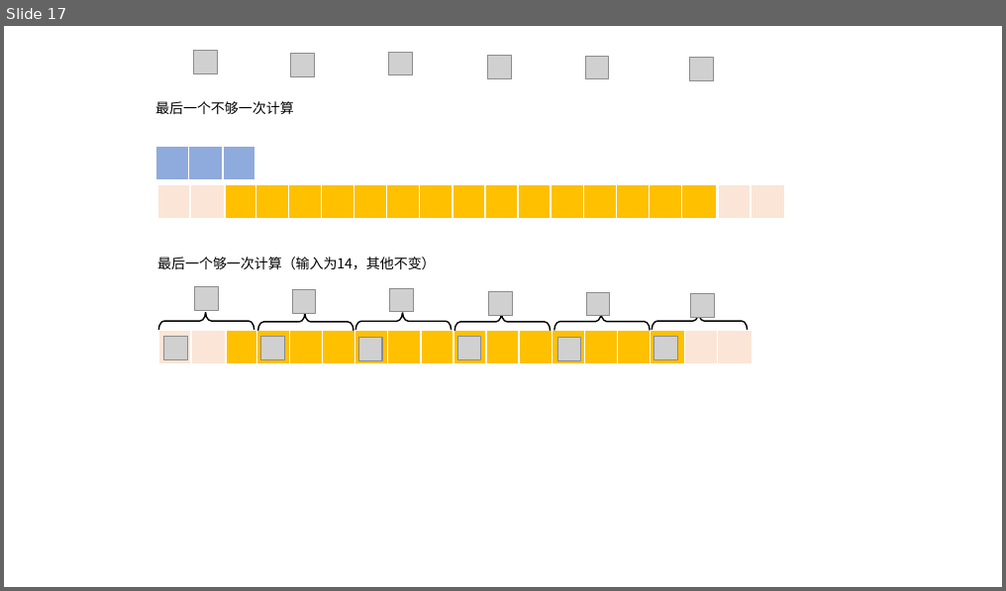
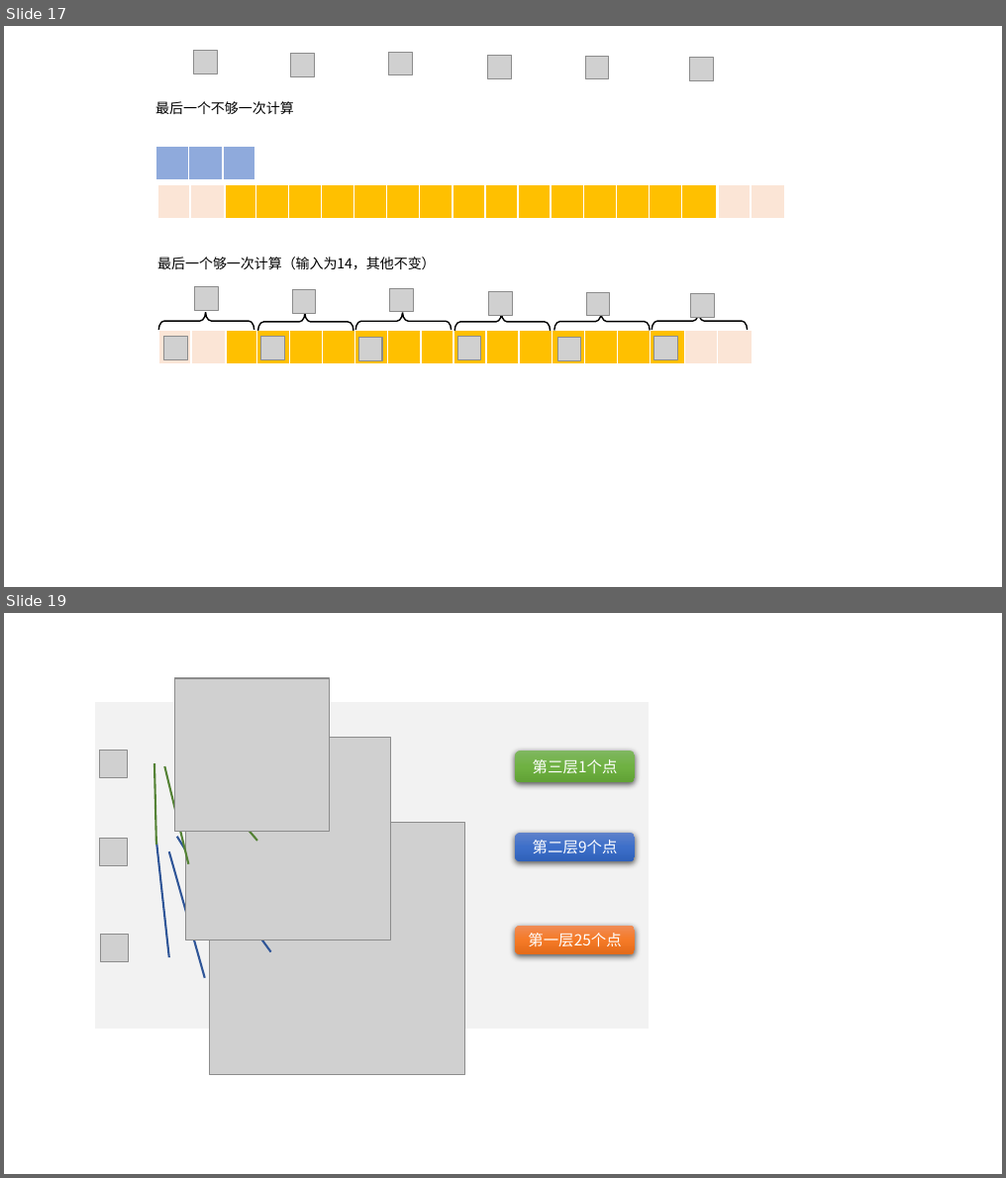
Before and after one commit to CastleDream/d2l_learning, a slide deck: 绘图.pptx. Shown one above the other, each under a label of ours: slide 17 before the commit, slides 17 and 19 after it; the slides between them are not shown. The pictures are 1006x591 and 1006x1178 pixels, drawn with LibreOffice and Linux fonts; fonts in the diff are those of the drawing; grey boxes stand for pictures. Boxes give left, top, right and bottom in pixels: in the first picture for what was removed or moved away, otherwise in the second. Text is boxed around its words. In the diff, an @@ line names an element or a change of style, - is before the commit and + after.

```diff
--- a/绘图.pptx
+++ b/绘图.pptx
@@ slide 19 added at bbox=[4, 613, 1002, 1174], background #FFFFFF @@
@@ rectangle added at bbox=[95, 701, 648, 1029], fill #F2F2F2, outline #FFFFFF 1 pt @@
@@ picture added at bbox=[175, 678, 331, 831] @@
@@ picture added at bbox=[100, 750, 128, 777] @@
@@ line added from (175, 751) to (222, 822), #548235 1.5 pt @@
@@ picture added at bbox=[185, 737, 391, 940] @@
@@ line added from (187, 759) to (257, 841), #548235 1.5 pt @@
@@ rounded rectangle added at bbox=[515, 751, 635, 782], fill gradient #81B861 to #6FB242 to #62A336, 11 pt, text #FFFFFF @@
+第三层1个点
@@ line added from (154, 763) to (156, 845), #548235 1.5 pt @@
@@ line added from (164, 766) to (188, 864), #548235 1.5 pt @@
@@ picture added at bbox=[100, 839, 128, 866] @@
@@ line added from (156, 841) to (169, 958), #2F5597 1.5 pt @@
@@ line added from (176, 837) to (239, 936), #2F5597 1.5 pt @@
@@ line added from (192, 844) to (270, 953), #2F5597 1.5 pt @@
@@ picture added at bbox=[209, 822, 464, 1074] @@
@@ rounded rectangle added at bbox=[515, 833, 635, 861], fill gradient #6183CB to #3E70CA to #3062BB, 11 pt, text #FFFFFF @@
+第二层9个点
@@ line added from (169, 852) to (205, 978), #2F5597 1.5 pt @@
@@ picture added at bbox=[101, 935, 129, 962] @@
@@ rounded rectangle added at bbox=[515, 926, 635, 955], fill gradient #F18C57 to #F67B28 to #E56C19, 11 pt, text #FFFFFF @@
+第一层25个点
```
Also in this commit, not shown: 1 other slide added, 1 slide removed.
